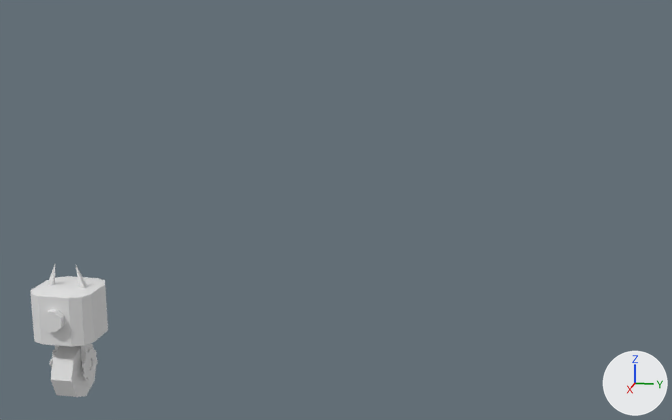
One commit to the OBJ model Resources/Models/3Dmodel/enemies/Gunner.obj: the scene before it, then after it.
Rendered twice from a 50 mm lens placed at (10.29, 5.5, 5.2), pointed at (-0.1, 3.43, 2.61). The axes (+X, +Y, +Z) are drawn at lower right. The lights are the same throughout. The first picture is the older version. Where no turn or scale is listed for an object, it has been applied to the vertices.

In view in the first picture: '円柱.001'.
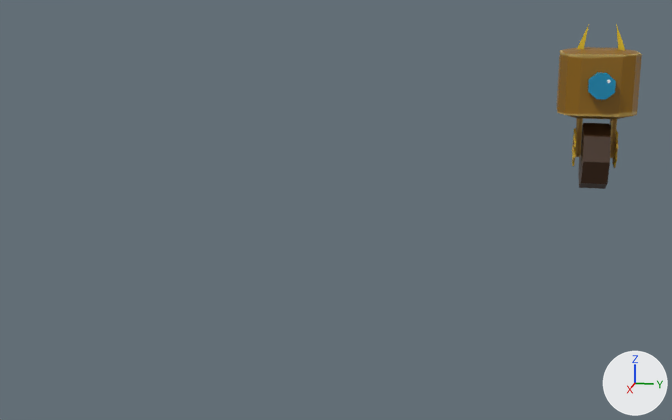
The change, as a diff of the scene's bpy script:
```diff
--- a/Resources/Models/3Dmodel/enemies/Gunner.obj.py
+++ b/Resources/Models/3Dmodel/enemies/Gunner.obj.py
@@ me_円柱_001 @@
 # verts and faces of me_円柱_001; kept vertices keep their numbers, new ones are numbered from 372
-me_円柱_001.from_pydata(...)  # 372 vertices, 232 faces; spans x -0.44..0.46, y -0.4..0.4, z -0.02..1.78
+me_円柱_001.from_pydata(...)  # 348 vertices, 203 faces; spans x -0.44..0.47, y 5.88..6.68, z 3.02..4.78
+# me_円柱_001 part 1: the loose piece of 129 vertices spanning x -0.24..0.17, y 0.21..0.23, z 0.23..0.64 is moved by (0.06, 6.28, 3.02), in mat_マテリアル_011 (picture img_wheel_png)
+# me_円柱_001 part 2: a new loose piece, an 8-sided cylinder along y spanning x -0.34..0.37, y 6.15..6.43, z 3.02..3.73, in mat_マテリアル_011 (picture img_wheel_png)
+# me_円柱_001 part 3: the loose piece of 129 vertices spanning x -0.24..0.17, y -0.23..-0.21, z 0.23..0.64 is moved by (0.06, 6.29, 3.02), in mat_マテリアル_011 (picture img_wheel_png)
+# me_円柱_001 part 4: a new loose piece of 32 vertices spanning x -0.44..0.36, y 5.88..6.68, z 3.8..4.51, in mat_マテリアル_012 (picture img_body_png)
+# me_円柱_001 part 5: a new loose piece of 16 vertices spanning x 0.35..0.47, y 6.16..6.42, z 4.04..4.3, in mat_マテリアル_012 (picture img_body_png)
+# me_円柱_001 part 6: 7 loose pieces with 114 vertices, spanning x -0.44..0.46, y -0.4..0.4, z -0.02..1.78, are deleted
+# me_円柱_001 part 7
+# 8 vertices are added at x -0.06, y 6.09..6.49, z 3.37..3.81
+# 8 new vertices lie (0.16, 0.0, 0.0) away from vertices in x -0.06, y 6.09..6.49, z 3.37..3.81
+# 10 new faces join them, mat_マテリアル_011 (picture img_wheel_png)
+# me_円柱_001 part 8
+verts[388] = (-0.04, 6.03, 4.46)
+verts[389] = (-0.04, 6.1, 4.44)
+verts[390] = (-0.04, 6.47, 4.44)
+verts[391] = (-0.04, 6.55, 4.46)
+for new, old in zip([*range(392, 396)], [*range(388, 392)]): verts[new] = verts[old] + (0.08, 0.0, 0.0)
+verts[396] = (0.0, 6.15, 4.78)  # pixel (589, 22)
+verts[397] = (0.0, 6.42, 4.78)  # pixel (616, 23)
+faces += [(388, 396, 389), (388, 392, 396), (392, 393, 396), (389, 396, 393), (390, 397, 391), (390, 394, 397)]  # mat_マテリアル_014 (picture img_gunner_honev_png)
+faces += [(394, 395, 397), (391, 397, 395)]  # mat_マテリアル_014 (picture img_gunner_honev_png)
+me_円柱_001.materials.append(mat_マテリアル_012)  # picture img_body_png
+me_円柱_001.materials.append(mat_マテリアル_014)  # picture img_gunner_honev_png
+me_円柱_001.materials.append(mat_マテリアル_011)  # picture img_wheel_png
```

Where the change shows, as pixel boxes [x1, y1, x2, y2] in the pictures (672 x 420 px; the box of a moved part takes in the faces that stretch with it):
'円柱.001', reshaped, recoloured (10% wider, 25% taller)
    before: [31, 265, 108, 397]
    after: [557, 24, 642, 189]
part 1 of me_円柱_001, moved or reshaped
    before: [82, 347, 98, 380]
    after: [612, 130, 618, 168]
part 2 of me_円柱_001, added (brown)
    after: [578, 123, 611, 189]
part 3 of me_円柱_001, moved or reshaped (mostly hidden before)
    before: [50, 350, 55, 373]
    after: [572, 128, 576, 166]
part 4 of me_円柱_001, added (brown)
    after: [557, 47, 642, 119]
part 5 of me_円柱_001, added (cyan)
    after: [588, 72, 616, 100]
part 6 of me_円柱_001, deleted
    before: [31, 265, 108, 397]
part 7 of me_円柱_001, added (brown)
    after: [575, 118, 617, 158]
part 8 of me_円柱_001, added (mostly hidden)
    after: [577, 24, 625, 50]
